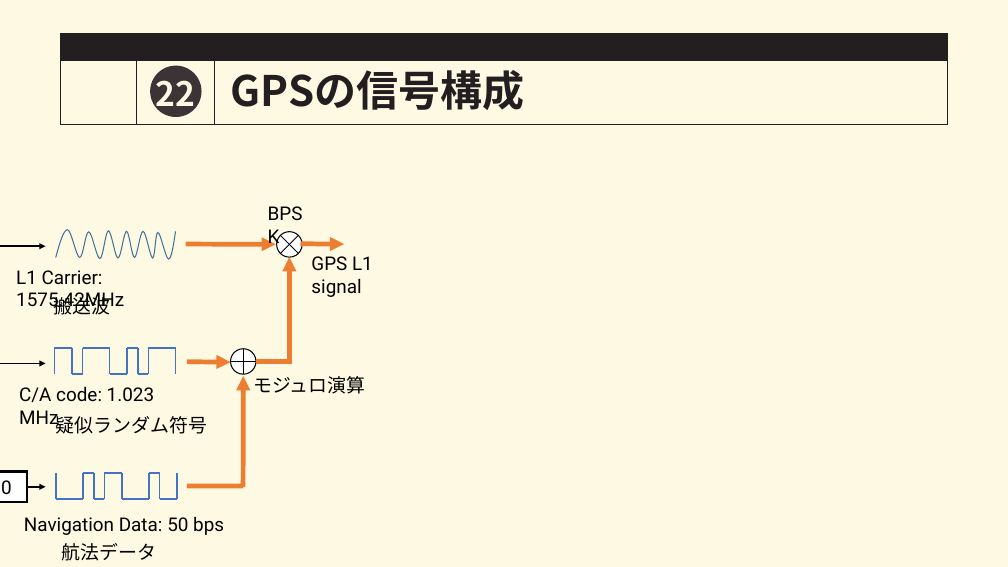
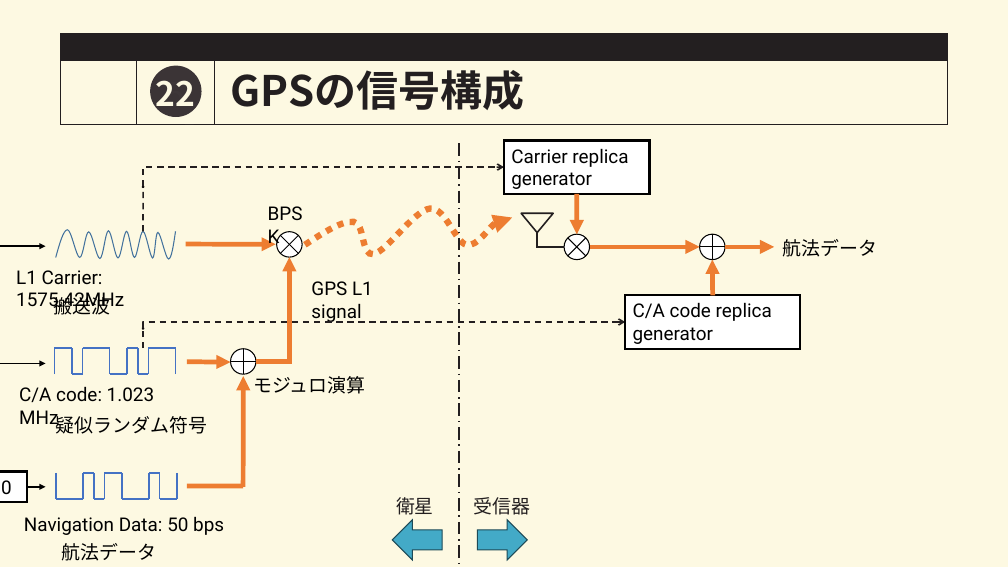
Before and after one commit to OpenSUSI/First_Tapeout_2026, a slide deck: slide 22 of first_tapeout_gps/Documentation/WeeklyReport/figure/2026-0726-0801/小型ロケット向け衛星航法装置の開発.pptx. Drawn at 1008x567 pixels with LibreOffice and Linux fonts; fonts in the diff are those of the drawing; background and template pictures are left out. Boxes give left, top, right and bottom in pixels: in the first picture for what was removed or moved away, otherwise in the second. Text is boxed around its words. In the diff, an @@ line names an element or a change of style, - is before the commit and + after.

```diff
--- a/first_tapeout_gps/Documentation/WeeklyReport/figure/2026-0726-0801/小型ロケット向け衛星航法装置の開発.pptx
+++ b/first_tapeout_gps/Documentation/WeeklyReport/figure/2026-0726-0801/小型ロケット向け衛星航法装置の開発.pptx
@@ group added at (x1=142, y1=141, x2=877, y2=567): 3 lines, 3 arrows, 3 texts, 2 ellipses, 2 elbow arrows, 2 rectangles, 2 right arrows, 1 flow chart summing junction, 1 freeform shape, 1 flow chart or, 1 triangle, 1 elbow line @@
+航法データ
+Carrier replica
+generator
+C/A code replica generator
+受信器
+衛星
@@ arrow moved from (300, 243) - (344, 244) to (725, 247) - (774, 247) @@
@@ text "GPS L1 signal" moved from (x1=311, y1=256, x2=373, y2=297) to (x1=311, y1=281, x2=373, y2=323) @@
```
Also in this commit, not shown: 3 slides added, 5 other files.
